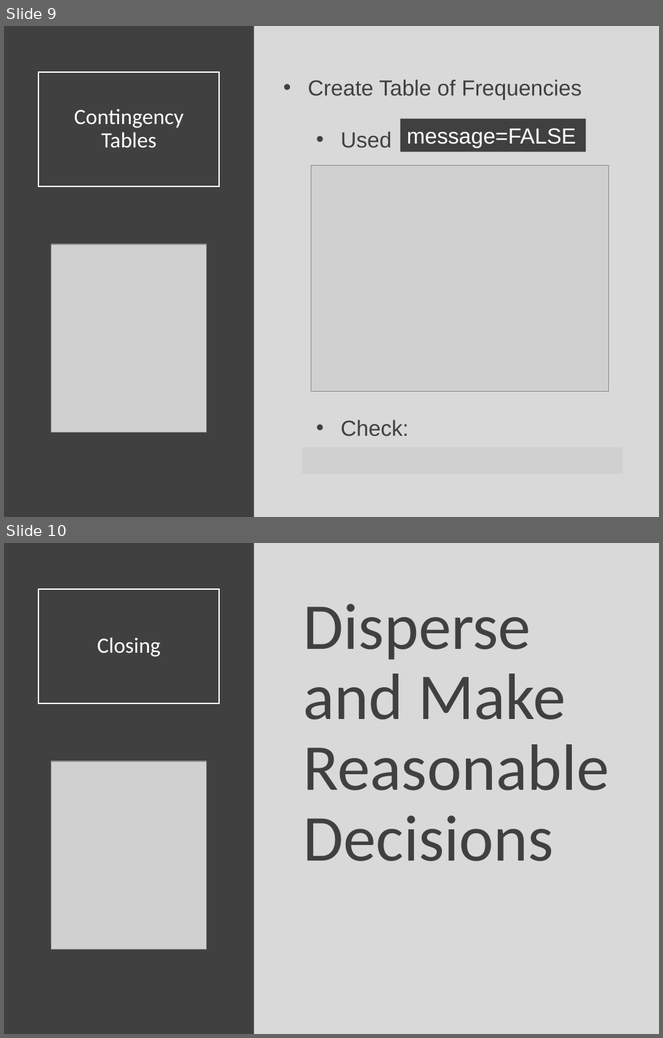
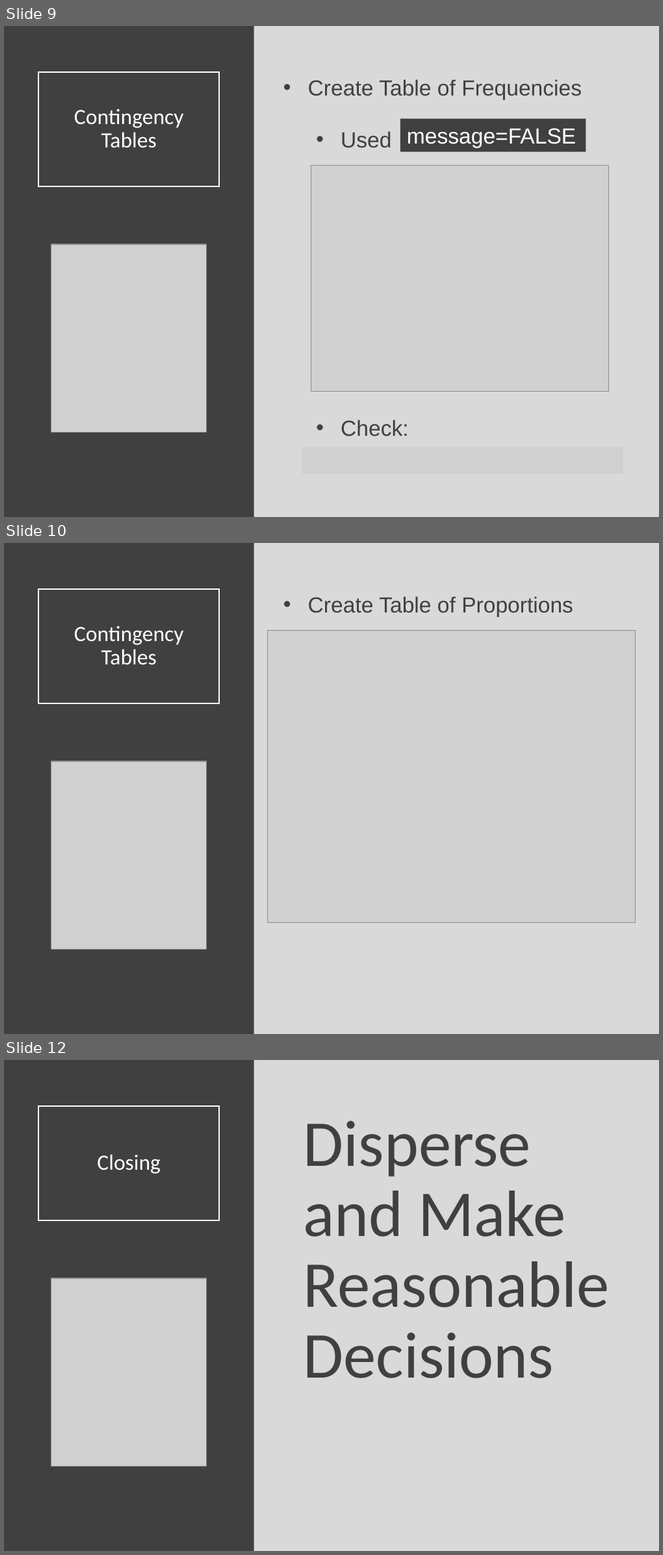
Before and after one commit to SuperMarioGiacomazzo/STOR320_WEBSITE, a slide deck: Lecture/Tidy Data 2/Tidy_Data_2_Lecture.pptx. Shown one above the other, each under a label of ours: slides 9 and 10 before the commit, slides 9, 10 and 12 after it; the slides between them are not shown. The pictures are 663x1038 and 663x1555 pixels, drawn with LibreOffice and Linux fonts; fonts in the diff are those of the drawing; grey boxes stand for pictures. Boxes give left, top, right and bottom in pixels: in the first picture for what was removed or moved away, otherwise in the second. Text is boxed around its words. In the diff, an @@ line names an element or a change of style, - is before the commit and + after.

```diff
--- a/Lecture/Tidy Data 2/Tidy_Data_2_Lecture.pptx
+++ b/Lecture/Tidy Data 2/Tidy_Data_2_Lecture.pptx
@@ slide 10 added at (4, 543, 659, 1034), background #D9D9D9 @@
@@ rectangle added at (4, 543, 254, 1034), fill #404040 @@
@@ title added at (38, 589, 220, 704), outline #FFFFFF 1.5 pt, 24 pt, text #FFFFFF @@
+Contingency Tables
@@ text added at (308, 596, 573, 617), 24 pt, text #404040 @@
+• Create Table of Proportions
@@ picture added at (268, 631, 636, 923) @@
@@ picture added at (51, 761, 206, 949) @@
@@ what was slide 10 is now slide 12 @@
```
Also in this commit, not shown: 1 other slide added, 11 other files.
